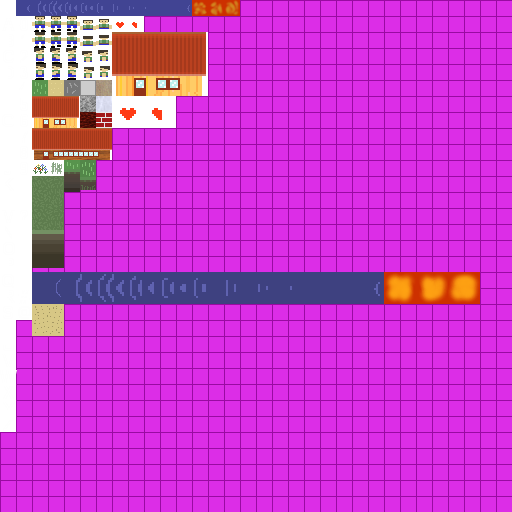
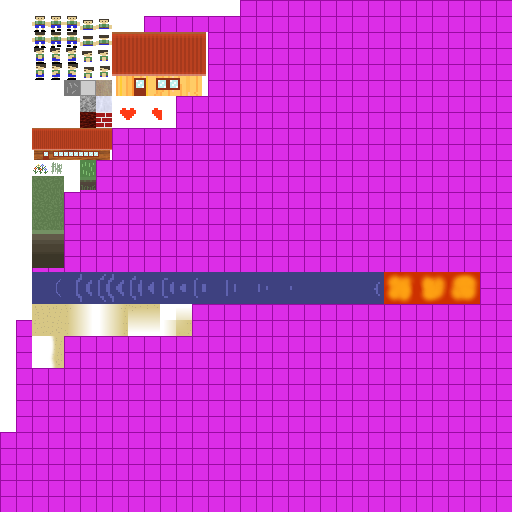
Layer changes from the first 512x512 image to the second:
removed layer "Liitetty taso #6" over [34, 306, 62, 334]
removed layer "Liitetty taso #1" over [64, 160, 80, 192]
painted on "spriteSheet.png" over [16, 0, 240, 374]
